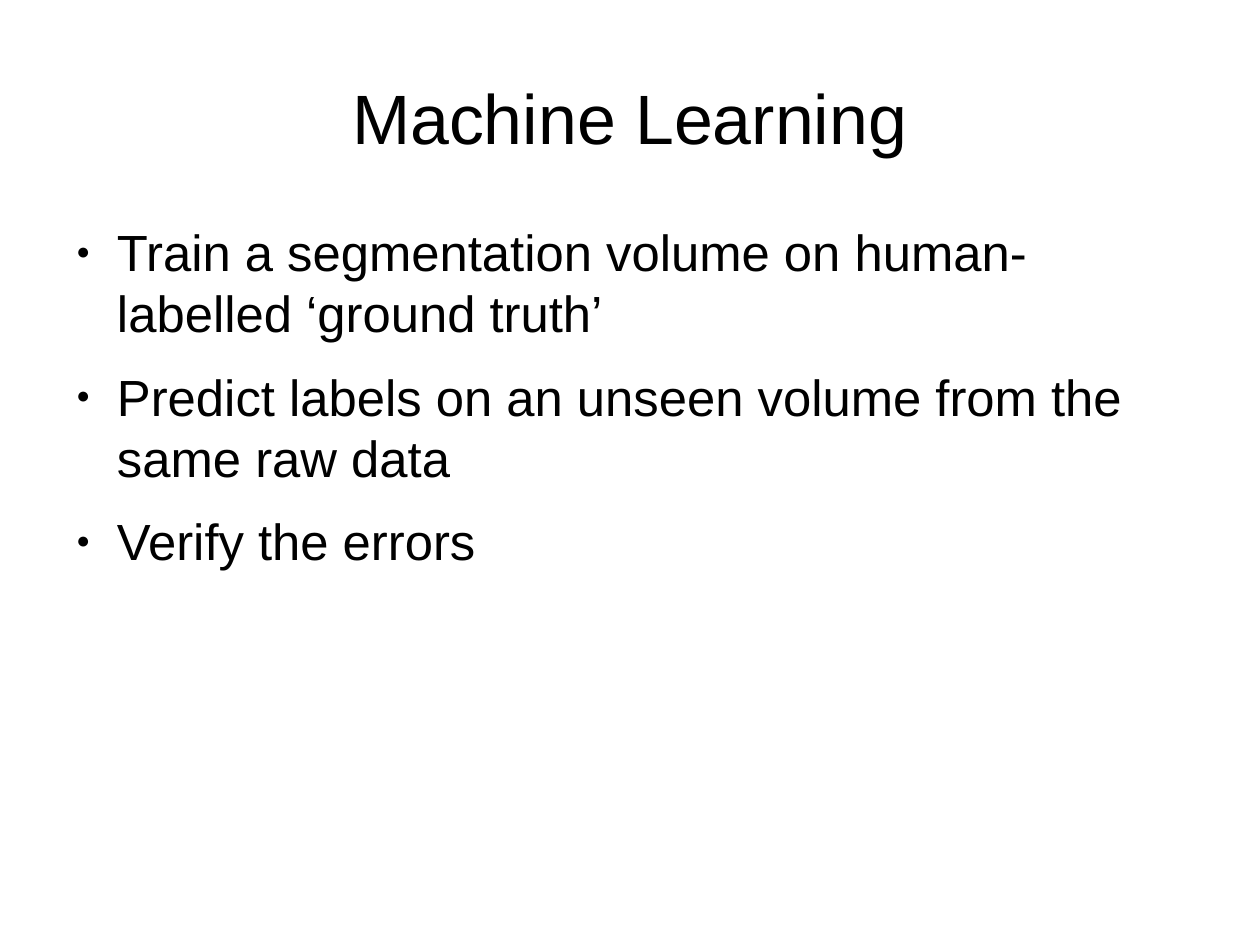
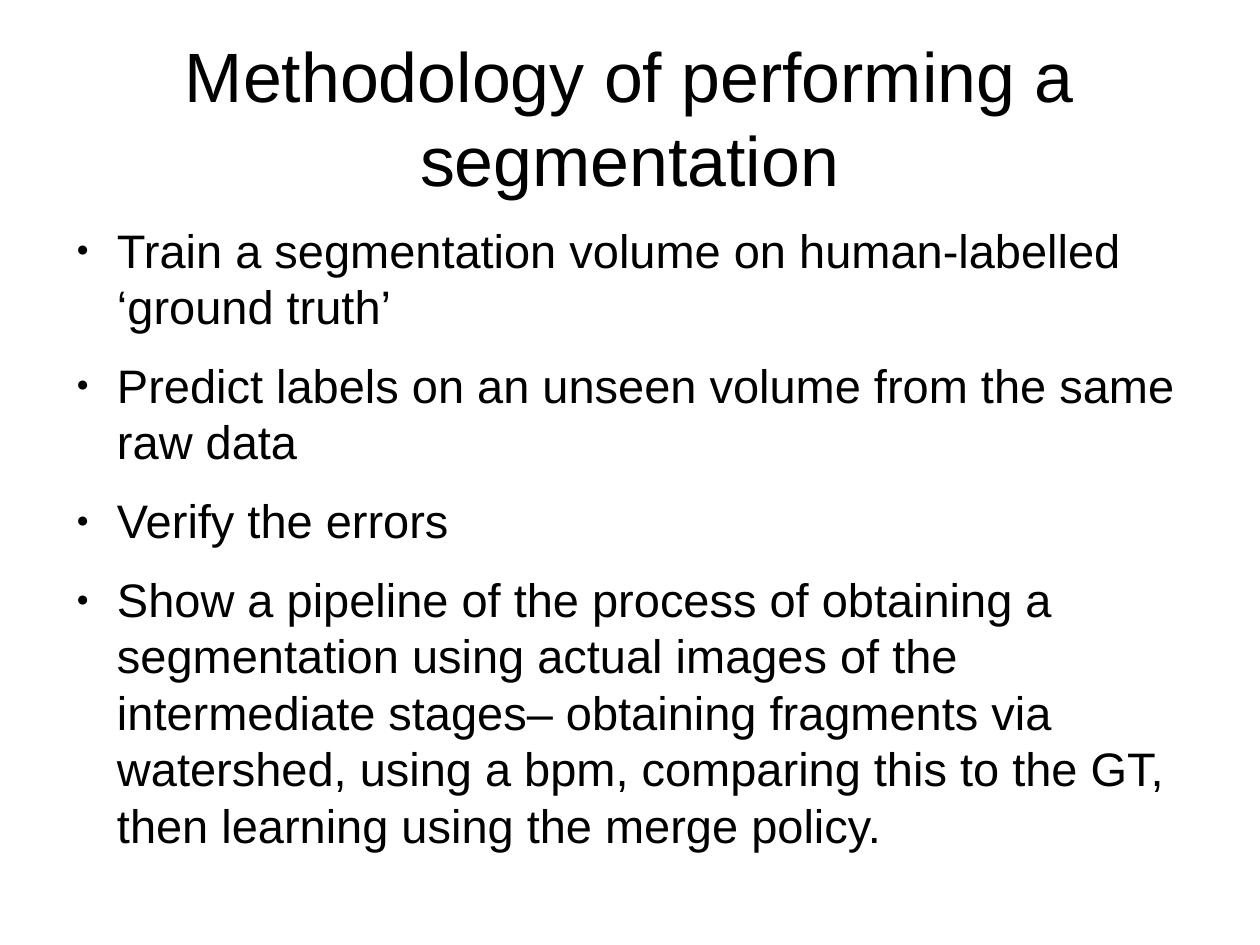
Before and after one commit to JohnnyTeutonic/view_all, a slide deck: slide 6 of Segmentation_Presentation.odp (slide 4 before the commit). Drawn at 1260x945 pixels with LibreOffice and Linux fonts; fonts in the diff are those of the drawing. Boxes give left, top, right and bottom in pixels: in the first picture for what was removed or moved away, otherwise in the second. Text is boxed around its words. In the diff, an @@ line names an element or a change of style, - is before the commit and + after.

```diff
--- a/Segmentation_Presentation.odp
+++ b/Segmentation_Presentation.odp
@@ title at (x1=185, y1=51, x2=1074, y2=199): text changed @@
-Machine Learning
+Methodology of performing a segmentation
@@ text at (x1=117, y1=234, x2=1174, y2=547): size 32 to 29.6 pt in "Train a segmentation volume on human-labelled ‘ground ...", "Predict labels on an unseen volume from ...", "Verify the errors" @@
@@ text at (x1=117, y1=583, x2=1164, y2=852): paragraph added @@
+● Show a pipeline of the process of obtaining a segmentation using actual images of the intermediate stages– obtaining fragments via watershed, using a bpm, comparing this to the GT, then learning using the merge policy.
```
Also in this commit, not shown: 6 other slides changed, 7 slides added, 1 slide removed, 1 other file.
